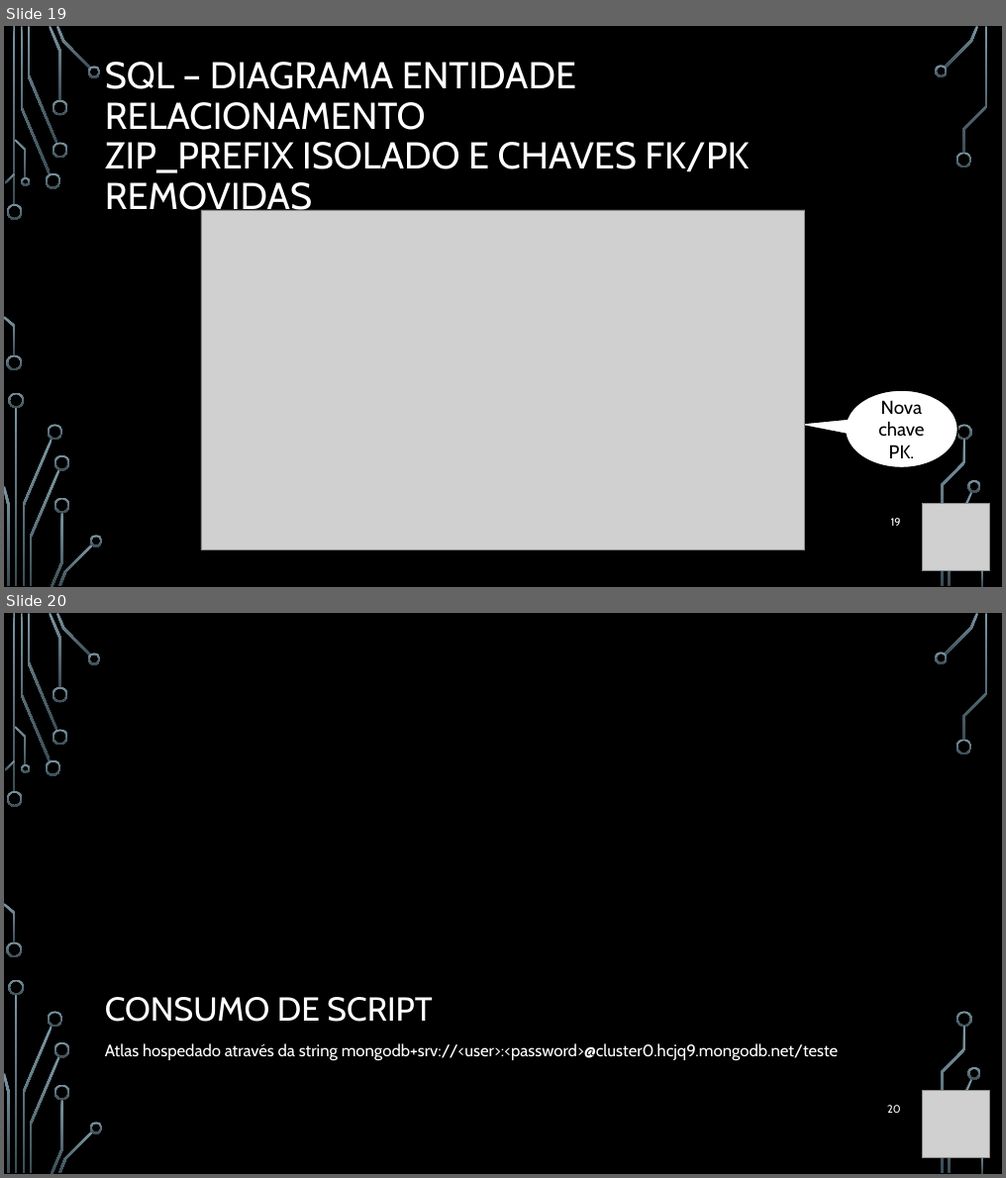
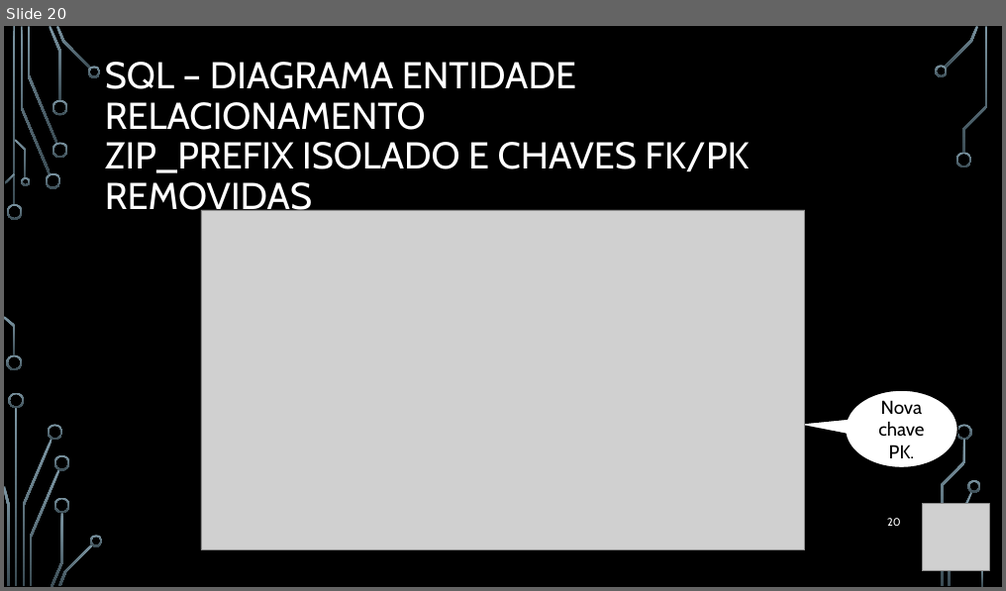
Before and after one commit to WilianCavassin/DataEngineer_Olist, a slide deck: Presentations/Work at olist [Autosaved].pptx. Shown one above the other, each under a label of ours: slides 19 and 20 before the commit, slide 20 after it. The pictures are 1006x1178 and 1006x591 pixels, drawn with LibreOffice and Linux fonts; fonts in the diff are those of the drawing; grey boxes stand for pictures; background and template pictures are left out. Boxes give left, top, right and bottom in pixels: in the first picture for what was removed or moved away, otherwise in the second. Text is boxed around its words. In the diff, an @@ line names an element or a change of style, - is before the commit and + after.

```diff
--- a/Presentations/Work at olist [Autosaved].pptx
+++ b/Presentations/Work at olist [Autosaved].pptx
@@ slide 20 removed at [4,613,1002,1174], background picture (left out); not listed: 36 template elements that a slide beside it also shows @@
@@ title removed at [105,997,432,1022] @@
-CONSUMO DE SCRIPT
@@ text removed at [105,1044,839,1060] @@
-Atlas hospedado através da string mongodb+srv://<user>:<password>@cluster0.hcjq9.mongodb.net/teste
@@ page number removed at [887,1105,901,1113] @@
-20
@@ picture removed at [922,1091,989,1158] @@
@@ what was slide 19 is now slide 20 @@
@@ page number at [887,518,901,526]: text changed @@
-19
+20
```
Also in this commit, not shown: 10 slides changed, 5 slides added, 2 other slides removed, 7 other files.
